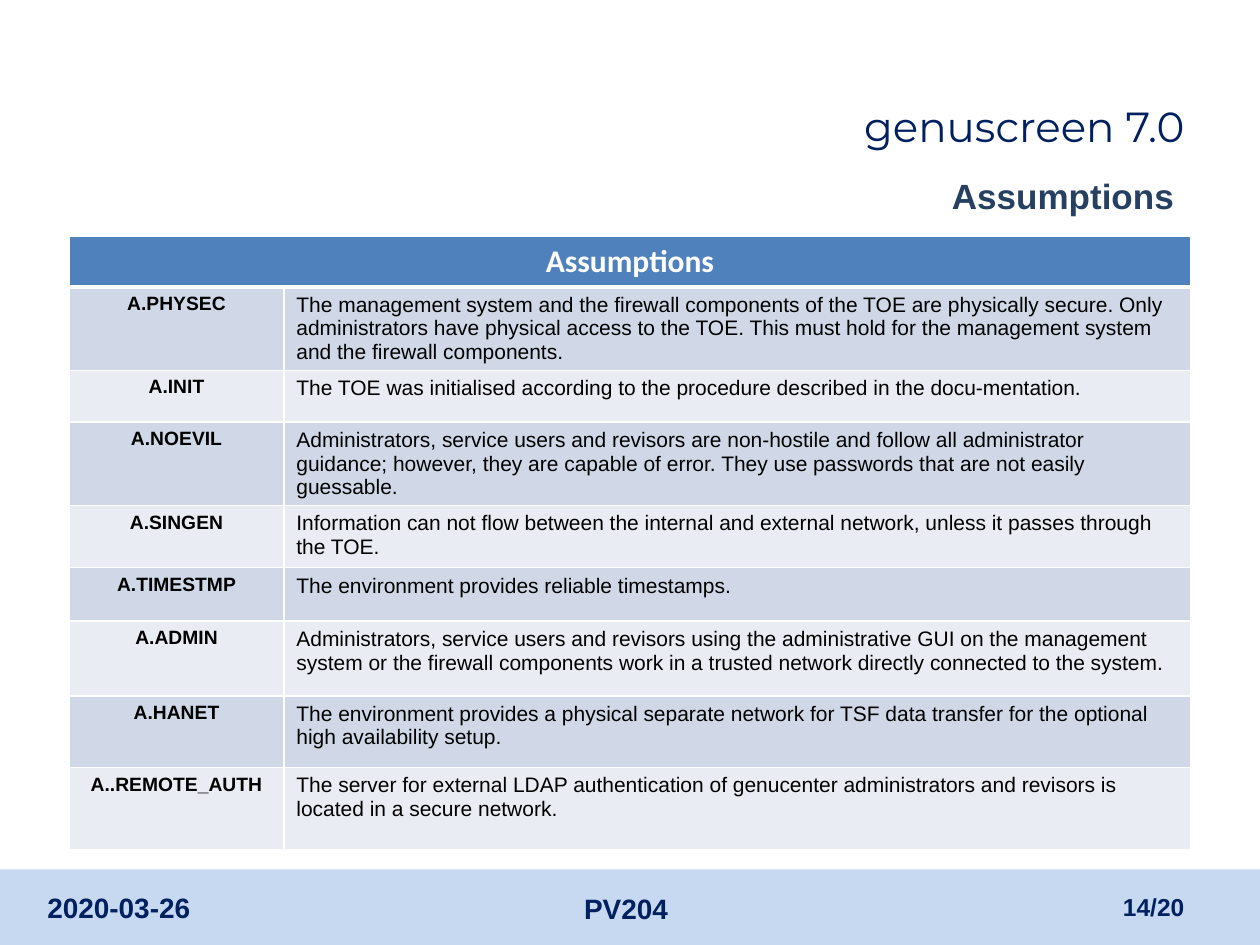
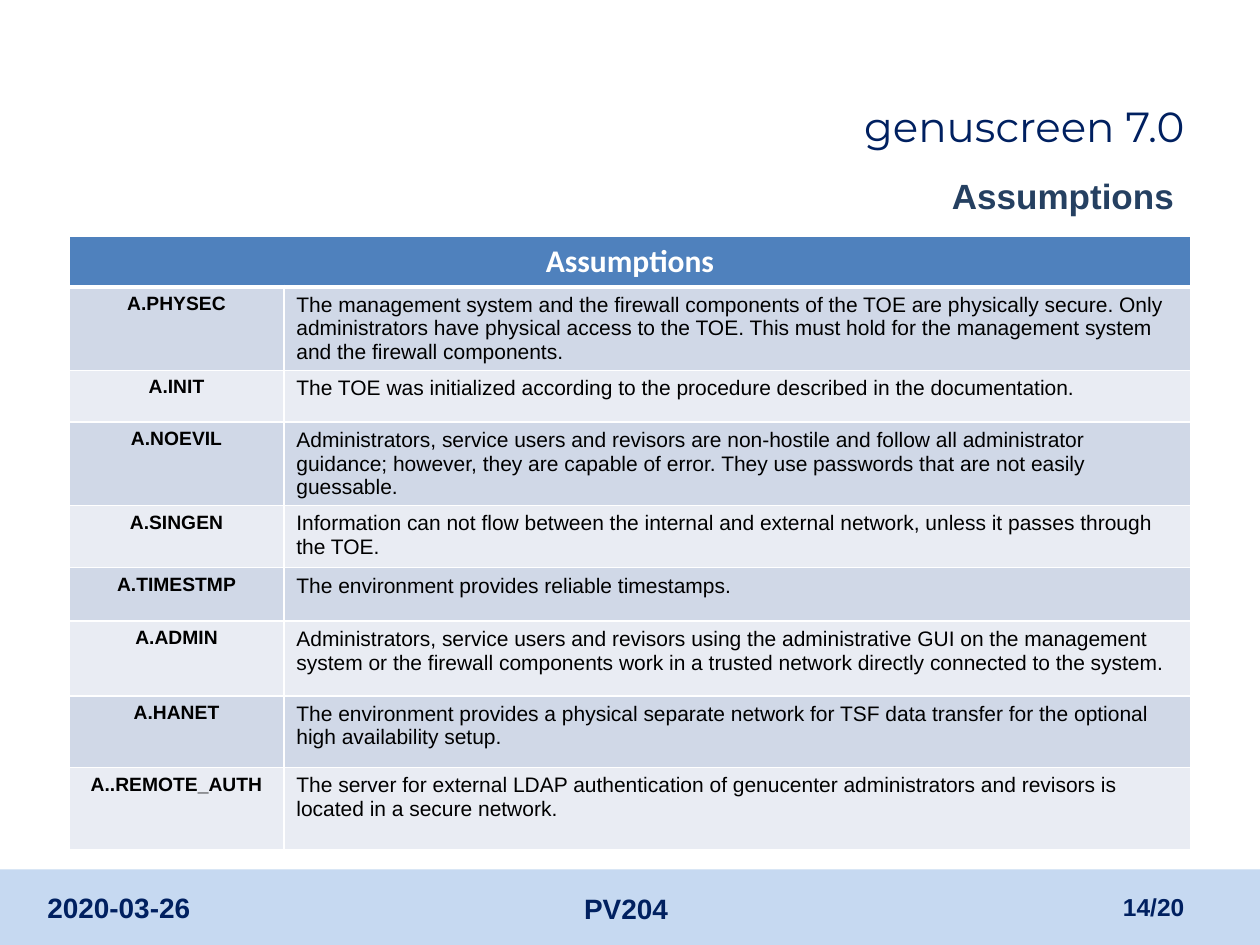
Before and after one commit to TomasMadeja/pv204_Team_Project_Supercalifragilisticexpialidocious, a slide deck: slide 14 of certificate_analysis/pv204_project_report.pptx. Drawn at 1260x945 pixels with LibreOffice and Linux fonts; fonts in the diff are those of the drawing; background and template pictures are left out. Boxes give left, top, right and bottom in pixels: in the first picture for what was removed or moved away, otherwise in the second. Text is boxed around its words. In the diff, an @@ line names an element or a change of style, - is before the commit and + after.

```diff
--- a/certificate_analysis/pv204_project_report.pptx
+++ b/certificate_analysis/pv204_project_report.pptx
@@ table at box(69, 236, 1191, 845) @@
-row 3, column 2: The TOE was initialised according to the procedure described in the docu-mentation.
+row 3, column 2: The TOE was initialized according to the procedure described in the documentation.
```
Also in this commit, not shown: 2 other slides changed, 2 other files.
